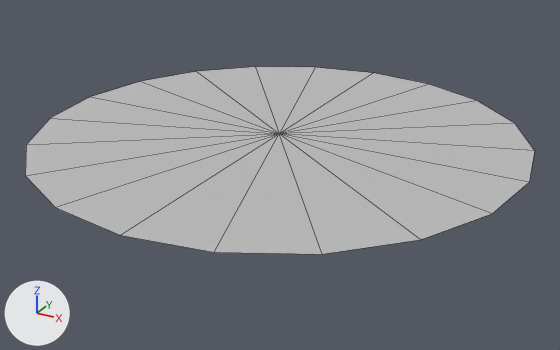
One commit to the OBJ model Ethno/Assets/Graph/Modelisations/Hub.obj: the scene before it, then after it.
The view is the same before and after, from a camera (50 mm lens) standing at (4.98, -9.03, 3.88) and looking at (0.09, -0.15, -0.57). Arrows for +X, +Y and +Z are at lower left; the lights stay in place. Mesh edges are drawn as thin lines. Where no turn or scale is listed for an object, it has been applied to the vertices.

Names of what the first picture shows: 'Hub'.
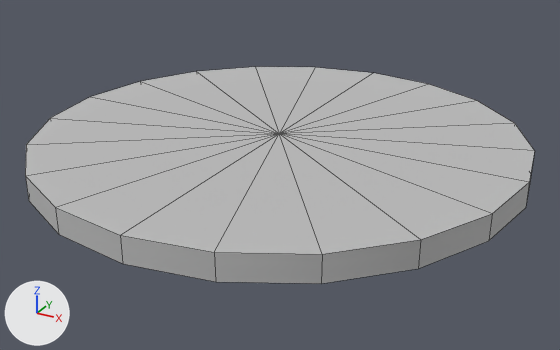
Edits to the scene script, one JSON object a line:
```json
{"block": "me_hub", "where": "# used by ob_hub; location = (0.0, 0.0, 0.0)"}
{"op": "remove", "block": "me_hub", "code": "me_hub.from_pydata(...)  # 21 vertices, 20 faces; spans x -3.48..3.48, y -3.48..3.48, z 0.0"}
{"op": "add", "block": "me_hub", "code": "me_hub.from_pydata(...)  # 41 vertices, 40 faces; spans x -3.48..3.48, y -3.48..3.48, z -0.35..0.0"}
{"block": "me_hub", "change": "me_hub part 1"}
{"block": "me_hub", "change": "20 new vertices lie (0.0, 0.0, -0.35) away from vertices in x -3.48..3.48, y -3.48..3.48, z 0.0"}
{"block": "me_hub", "change": "20 new faces join them"}
```

Pixel boxes [x1, y1, x2, y2] of what changed, in the pictures (560 x 350 px):
```json
{"object": "Hub", "change": "reshaped", "before": [25, 67, 534, 254], "after": [25, 67, 534, 284], "on screen": "16% taller"}
{"part": 1, "of": "me_hub", "change": "added", "after": [25, 157, 534, 284]}
```
